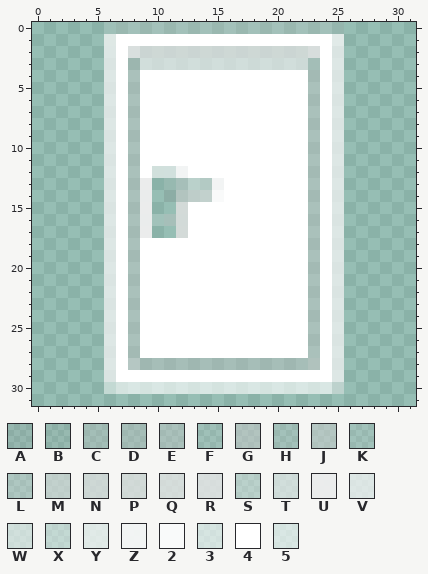
File history of a pixel-art sprite, icons/Tuer4.png. The picture above is the old version.
The file is 32x32 pixels. Pixels under 10% opacity are left out. Colours within 5 levels of each other are drawn and written as one.
Palette (. is transparent): A #94949429  B #9a9a9a25  C #bebebe56  D #bfbfbf63  E #c6c6c66a  F #c9c9c92c  G #c9c9c98a  H #cccccc3c  J #cfcfcf8c  K #d3d3d330  L #d6d6d65f  M #dcdcdca1  N #e0e0e0c2  P #e2e2e2c8  Q #e4e4e4ce  R #e6e6e6d5  S #ebebeb6b  T #edededad  U #eeeeeef6  V #f6f6f6bc  W #f6f6f69c  X #f7f7f777  Y #f8f8f8c3  Z #f8f8f8ef  2 #fcfcfcf8  3 #fefefe9c  4 #ffffff  5 #ffffffa2
The result:
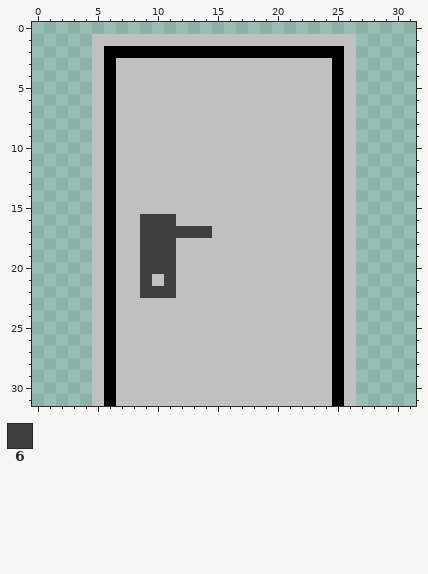
Colours new in this view: 6 #404040
From old to new:
colour 4: #ffffff -> #c0c0c0
colour V: #f6f6f6bc -> #000000
Changed rows in their new state; - is a pixel that keeps its letter.
first column x 5:
 0 -....................-
 1 44------------------44
 2 4-VVVVVVVVVVVVVVVVVV-4
 3 4--4444444444444444--4
 4 4--4--------------4--4
 5 4--4--------------4--4
 6 4--4--------------4--4
 7 4--4--------------4--4
 8 4--4--------------4--4
 9 4--4--------------4--4
10 4--4--------------4--4
11 4--4--------------4--4
12 4--4-444----------4--4
13 4--44444444-------4--4
14 4--44444444-------4--4
15 4--44444----------4--4
16 4--46664----------4--4
17 4--4666666--------4--4
18 4--4666-----------4--4
19 4--4666-----------4--4
20 4--4666-----------4--4
21 4--46-6-----------4--4
22 4--4666-----------4--4
23 4--4--------------4--4
24 4--4--------------4--4
25 4--4--------------4--4
26 4--4--------------4--4
27 4--4--------------4--4
28 4--4444444444444444--4
29 4--------------------4
30 4V444444444444444444V4
31 4V444444444444444444V4
Boxes around the changes in both pictures, in picture pixels (x1, y1, x2, y2):
changed: (92, 22, 356, 406)
